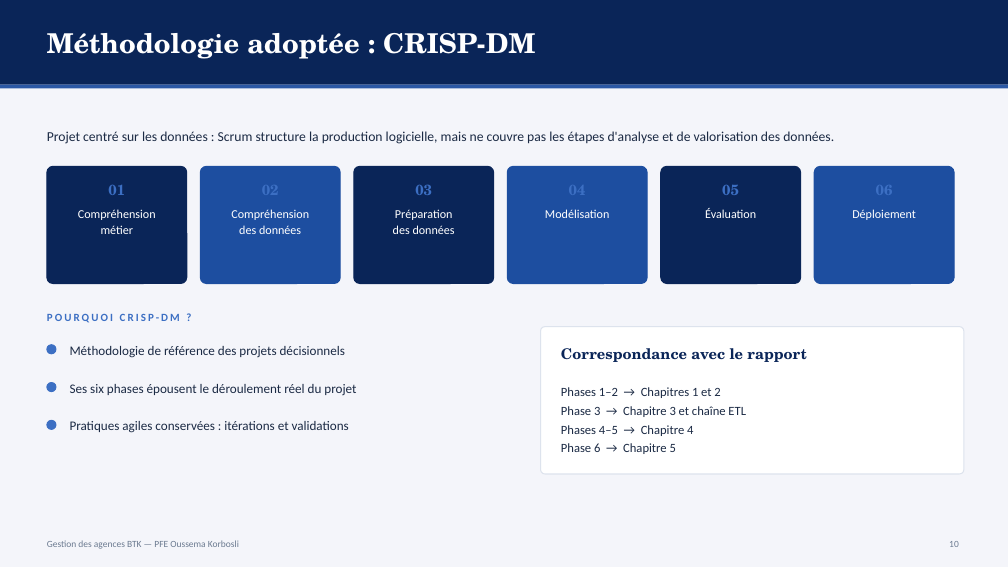
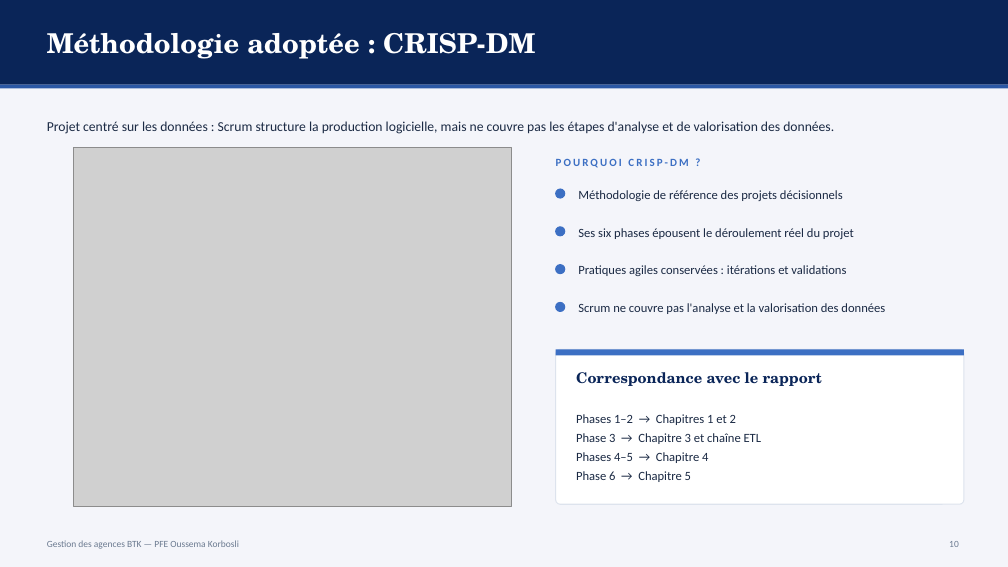
Before and after one commit to ZizouX0/oussema_korbosli, a slide deck: slide 10 of presentation/Soutenance_PFE_Oussema_Korbosli.pptx. Drawn at 1008x567 pixels with LibreOffice and Linux fonts; fonts in the diff are those of the drawing; grey boxes stand for pictures. Boxes give left, top, right and bottom in pixels: in the first picture for what was removed or moved away, otherwise in the second. Text is boxed around its words. In the diff, an @@ line names an element or a change of style, - is before the commit and + after.

```diff
--- a/presentation/Soutenance_PFE_Oussema_Korbosli.pptx
+++ b/presentation/Soutenance_PFE_Oussema_Korbosli.pptx
@@ text "Projet centré sur les données ...": place and size @@
-text "Projet centré sur les données ..." at [47, 131, 834, 144]
+text "Projet centré sur les données ..." at [47, 121, 834, 134]
@@ picture added at [73, 147, 512, 507] @@
@@ rounded rectangle removed at [47, 166, 187, 284] @@
@@ rounded rectangle removed at [200, 166, 340, 284] @@
@@ rounded rectangle removed at [354, 166, 494, 284] @@
@@ rounded rectangle removed at [507, 166, 647, 284] @@
@@ text "POURQUOI CRISP-DM ?": place and size @@
-text "POURQUOI CRISP-DM ?" at [47, 314, 180, 323]
+text "POURQUOI CRISP-DM ?" at [556, 159, 688, 168]
@@ text "Méthodologie de référence des projets ...": place and size @@
-text "Méthodologie de référence des projets ..." at [70, 346, 345, 358]
+text "Méthodologie de référence des projets ..." at [578, 190, 843, 201]
@@ rounded rectangle removed at [661, 166, 801, 284] @@
@@ rounded rectangle removed at [814, 166, 954, 284] @@
@@ text removed at [78, 209, 156, 234] @@
-Compréhension
-métier
@@ text removed at [108, 185, 125, 195] @@
-01
@@ text removed at [231, 209, 309, 234] @@
-Compréhension
-des données
@@ text removed at [393, 209, 455, 234] @@
-Préparation
-des données
@@ text removed at [415, 184, 432, 195] @@
-03
@@ text removed at [545, 209, 609, 218] @@
-Modélisation
@@ text removed at [705, 208, 756, 218] @@
-Évaluation
@@ text removed at [722, 185, 739, 195] @@
-05
@@ text removed at [852, 209, 916, 220] @@
-Déploiement
@@ text "Ses six phases épousent le ...": place and size @@
-text "Ses six phases épousent le ..." at [70, 384, 356, 395]
+text "Ses six phases épousent le ..." at [578, 228, 854, 239]
@@ 3 ellipses: place and size @@
-3 ellipses at [47, 345, 56, 430]
+3 ellipses at [556, 189, 565, 274]
@@ size 12.5 to 12 pt in 3 elements at [578, 190, 843, 201], [578, 228, 854, 239], [578, 265, 846, 276] @@
@@ text "Pratiques agiles conservées : itérations ...": place and size @@
-text "Pratiques agiles conservées : itérations ..." at [70, 421, 349, 433]
+text "Pratiques agiles conservées : itérations ..." at [578, 265, 846, 276]
@@ ellipse added at [556, 302, 565, 312], fill #3C6FC3, outline #3C6FC3 1 pt @@
@@ text added at [578, 303, 885, 314], 12 pt, text #1B2A44 @@
+Scrum ne couvre pas l'analyse et la valorisation des données
@@ rounded rectangle: place and size @@
-rounded rectangle at [541, 327, 964, 474]
+rounded rectangle at [556, 349, 964, 504]
@@ rounded rectangle at [556, 349, 964, 504]: proportions changed @@
@@ rectangle added at [556, 349, 964, 355], fill #3C6FC3 @@
@@ text "Correspondance avec le rapport": place and size @@
-text "Correspondance avec le rapport" at [561, 348, 806, 362]
+text "Correspondance avec le rapport" at [576, 372, 822, 386]
@@ text "Phases 1–2 → Chapitres 1 ...": place and size @@
-text "Phases 1–2 → Chapitres 1 ..." at [561, 387, 746, 454]
+text "Phases 1–2 → Chapitres 1 ..." at [576, 414, 762, 482]
```
Also in this commit, not shown: 2 other files.
